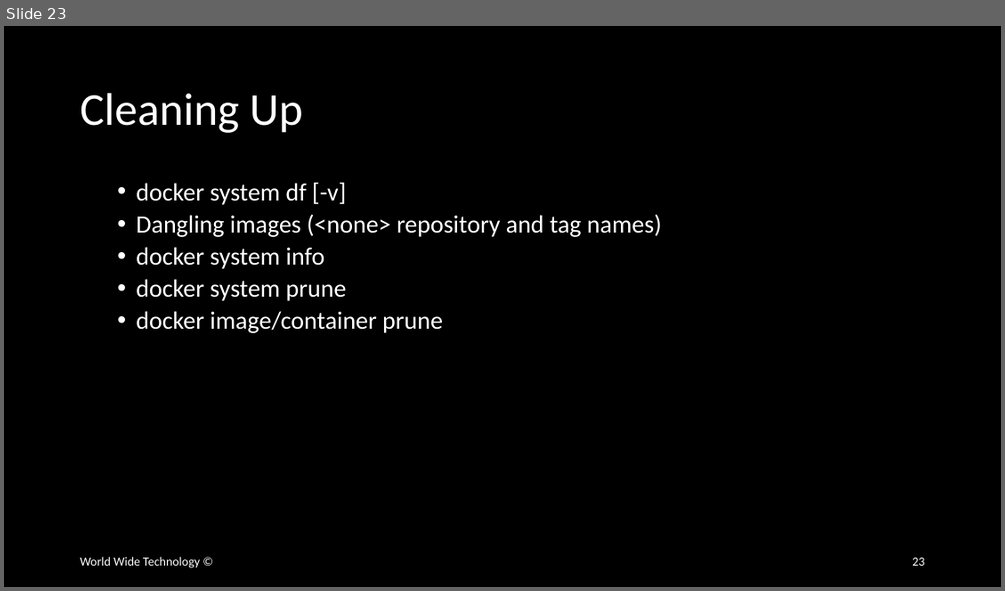
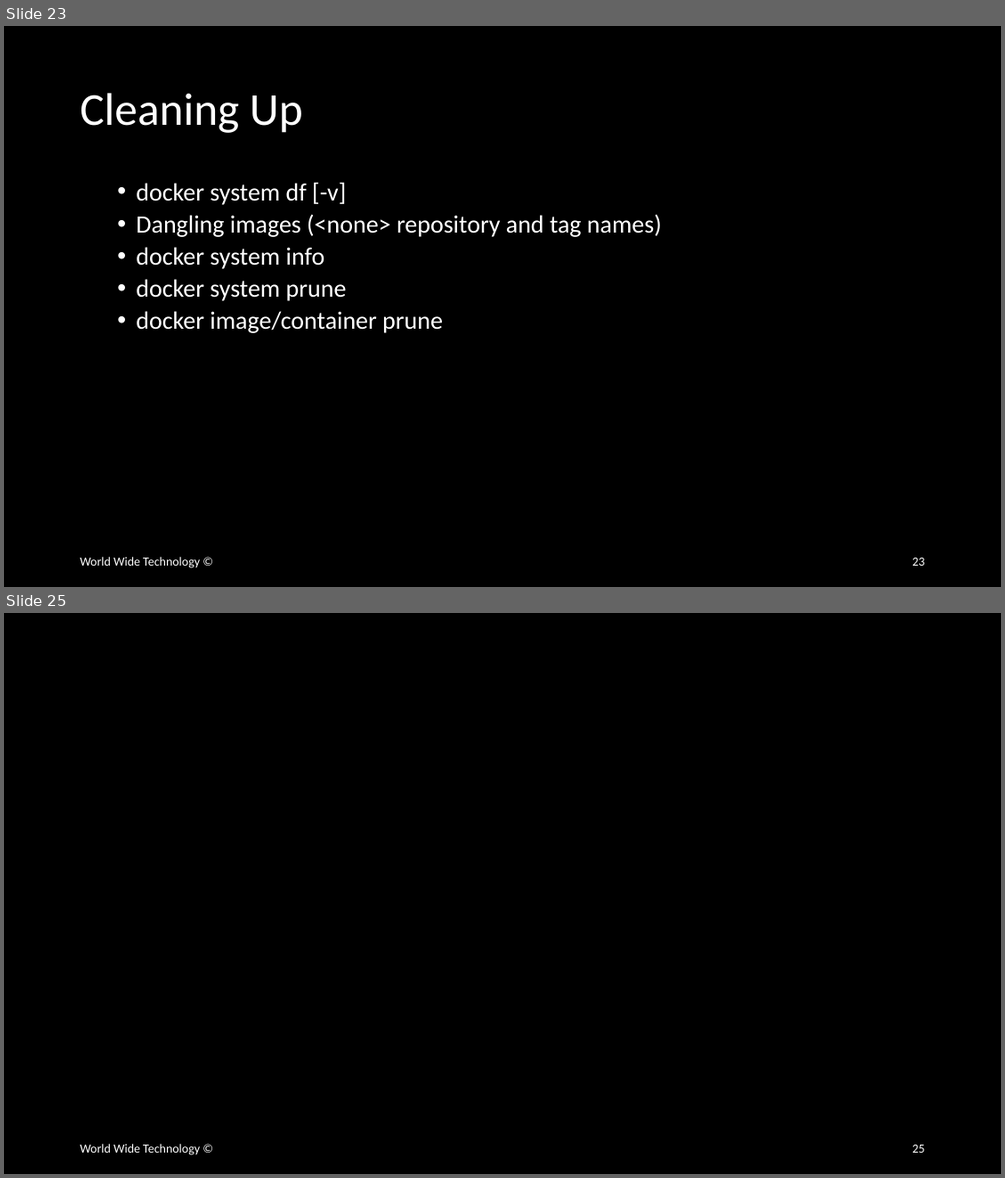
Before and after one commit to wwt/docker-foundations, a slide deck: docker-foundations.pptx. Shown one above the other, each under a label of ours: slide 23 before the commit, slides 23 and 25 after it; the slides between them are not shown. The pictures are 1005x591 and 1005x1178 pixels, drawn with LibreOffice and Linux fonts; fonts in the diff are those of the drawing. Boxes give left, top, right and bottom in pixels: in the first picture for what was removed or moved away, otherwise in the second. Text is boxed around its words. In the diff, an @@ line names an element or a change of style, - is before the commit and + after.

```diff
--- a/docker-foundations.pptx
+++ b/docker-foundations.pptx
@@ slide 25 added at box(4, 613, 1001, 1174), background #000000 @@
@@ text added at box(80, 1143, 200, 1155), 12 pt, text #FFFFFF @@
+World Wide Technology ©
@@ page number added at box(912, 1144, 924, 1152), 12 pt, text #FFFFFF @@
+25
```
Also in this commit, not shown: 1 slide changed, 1 other slide added.
